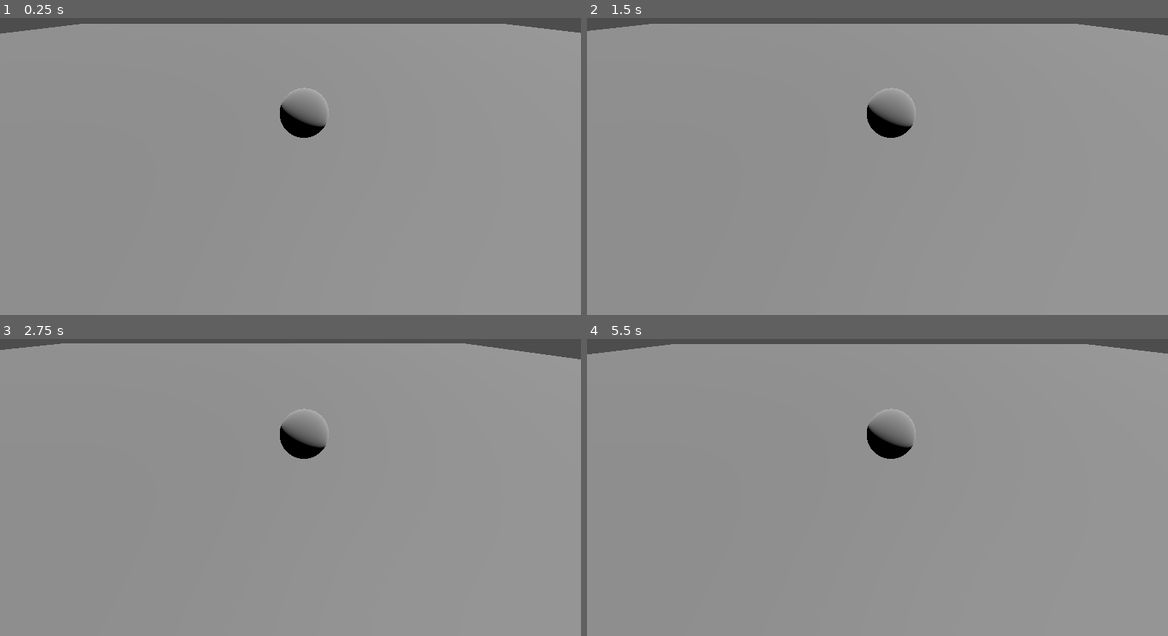
Above: before the commit, frames 1-4 (two rows, left to right).
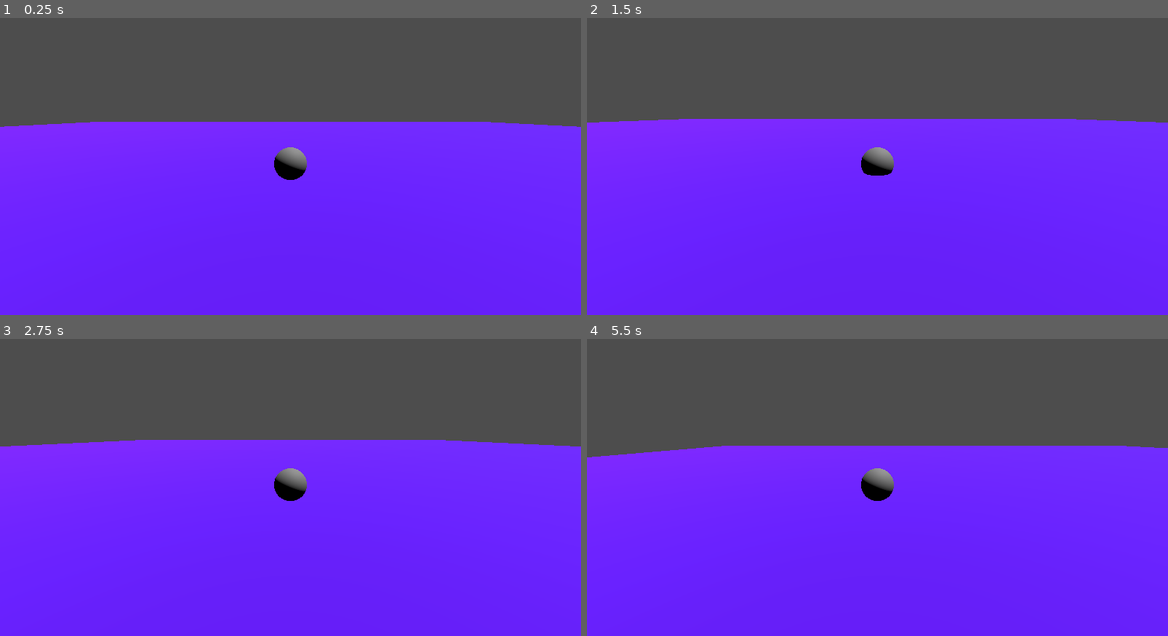
Above: after the commit, the same moments.

Repository: JojoMakesGames/Rogue-Bot
Game: Godot game, scene res://Scenes/Tests/Test_Robot_Walk.tscn
Same seed, same stepped clock (60 frames per second), same inputs: the game is played once before the commit and once after it.
Inputs (mouse positions are in pixels of both pictures, inside the frame that each line leads up to):
- Up to frame 1 (0.25 s): no input
- Up to frame 2 (1.5 s): tap Enter (ui_accept) at 0.5, 0.6 s; move the mouse to (1005, 136) at 0.52 s; hold Right (right) 0.53-1.28 s; hold Space (jump) 0.53-1.28 s; move the mouse to (761, 169) at 1.27 s; hold S (down) from 1.28 s (still down); tap Space (jump) at 1.35 s
- Up to frame 3 (2.75 s): tap Space (jump) at 1.52, 1.82 s; tap Enter (ui_accept) at 1.55, 2.1 s; move the mouse to (348, 401) at 2.02 s; release S (down) at 2.03 s; hold Right (right) from 2.03 s (still down); hold Space (jump) from 2.03 s (still down)
- Up to frame 4 (5.5 s): move the mouse to (848, 537) at 2.77 s; release Right (right) at 2.78 s; release Space (jump) at 2.78 s; hold Up (ui_up) 2.78-3.53 s; tap Enter (ui_accept) at 2.85, 4.35, 5.1 s; tap Space (jump) at 3.02, 3.32, 4.52, 4.82 s; move the mouse to (1051, 523) at 3.52 s; hold Space (jump) 3.53-4.28 s; hold Left (left) 3.53-5.03 s; move the mouse to (703, 425) at 4.27 s; move the mouse to (906, 472) at 5.02 s; hold S (down) from 5.03 s (still down); hold Space (jump) from 5.03 s (still down)

The runs differ from the first frame. In frame 1, 97% of the frame differs, in the area x 0-100%, y 1-100%; in frame 2, 97%; in frame 3, 98%; in frame 4, 98%.

Commit message:
I'm stupid I think

Diff:
--- /dev/null
+++ b/Scenes/Player/Player.tscn
@@ -0,0 +1,9 @@
+[gd_scene load_steps=3 format=3 uid="uid://g3kgn72xny2w"]
+
+[ext_resource type="Script" path="res://Scripts/StateMachine/player.gd" id="1_n8vyy"]
+[ext_resource type="PackedScene" uid="uid://evj67m3f7pbo" path="res://Scenes/Player/PlayerRobot.tscn" id="2_2xmi5"]
+
+[node name="Player" type="Node3D"]
+script = ExtResource("1_n8vyy")
+
+[node name="Body" parent="." instance=ExtResource("2_2xmi5")]
--- /dev/null
+++ b/Scenes/Player/PlayerRobot.tscn
@@ -0,0 +1,21 @@
+[gd_scene load_steps=5 format=3 uid="uid://evj67m3f7pbo"]
+
+[ext_resource type="Script" path="res://Scripts/StateMachine/player_robot.gd" id="1_ui6sl"]
+[ext_resource type="PackedScene" uid="uid://by3pyjr8x63kb" path="res://Scenes/Player/player_robot_state_machine.tscn" id="2_304l3"]
+
+[sub_resource type="SphereShape3D" id="SphereShape3D_5qk8t"]
+radius = 0.25
+
+[sub_resource type="SphereMesh" id="SphereMesh_qunvm"]
+
+[node name="PlayerRobot" type="CharacterBody3D"]
+script = ExtResource("1_ui6sl")
+
+[node name="CollisionShape3D" type="CollisionShape3D" parent="."]
+shape = SubResource("SphereShape3D_5qk8t")
+
+[node name="StateMachine" parent="." node_paths=PackedStringArray("player") instance=ExtResource("2_304l3")]
+player = NodePath("..")
+
+[node name="MeshInstance3D" type="MeshInstance3D" parent="."]
+mesh = SubResource("SphereMesh_qunvm")
--- a/Scenes/Player/Player_Robot.tscn
+++ /dev/null
@@ -1,41 +0,0 @@
-[gd_scene load_steps=7 format=3 uid="uid://iixcyb6kbowu"]
-
-[ext_resource type="Script" path="res://Scenes/Player/Player_Robot.gd" id="1_tdxbd"]
-
-[sub_resource type="SphereShape3D" id="SphereShape3D_iyqh7"]
-radius = 1.0
-
-[sub_resource type="ORMMaterial3D" id="ORMMaterial3D_rmbk4"]
-
-[sub_resource type="SphereMesh" id="SphereMesh_6tlrr"]
-material = SubResource("ORMMaterial3D_rmbk4")
-radius = 1.0
-height = 2.0
-
-[sub_resource type="SphereMesh" id="SphereMesh_kqque"]
-
-[sub_resource type="SphereMesh" id="SphereMesh_r3rhh"]
-
-[node name="Player_Robot" type="CharacterBody3D"]
-script = ExtResource("1_tdxbd")
-
-[node name="CollisionShape3D" type="CollisionShape3D" parent="."]
-shape = SubResource("SphereShape3D_iyqh7")
-
-[node name="Body" type="MeshInstance3D" parent="."]
-mesh = SubResource("SphereMesh_6tlrr")
-skeleton = NodePath("")
-
-[node name="Node" type="Node3D" parent="."]
-transform = Transform3D(-0.288648, 0, 0.957435, 0, 1, 0, -0.957435, 0, -0.288648, 0, -0.482752, 0)
-visible = false
-
-[node name="RightEye" type="MeshInstance3D" parent="Node"]
-transform = Transform3D(1, 0, 0, 0, 1, 0, 0, 0, 1, 0, 1.69676, 0.700185)
-mesh = SubResource("SphereMesh_kqque")
-skeleton = NodePath("../..")
-
-[node name="LeftEye" type="MeshInstance3D" parent="Node"]
-transform = Transform3D(1, 0, 0, 0, 1, 0, 0, 0, 1, 0, 1.5662, -0.760278)
-mesh = SubResource("SphereMesh_r3rhh")
-skeleton = NodePath("../RightEye")
--- a/Scenes/Player/player_camera.gd
+++ /dev/null
@@ -1,12 +0,0 @@
-extends Camera3D
-
-var player_robot = $Player_Robot
-
-
-# Called when the node enters the scene tree for the first time.
-func _ready():
-	pass
-
-
-# Called every frame. 'delta' is the elapsed time since the previous frame.
-func _process(delta):
--- /dev/null
+++ b/Scenes/Player/player_robot_state_machine.tscn
@@ -0,0 +1,26 @@
+[gd_scene load_steps=6 format=3 uid="uid://by3pyjr8x63kb"]
+
+[ext_resource type="Script" path="res://Scripts/StateMachine/player_robot_state_machine.gd" id="1_wcs3l"]
+[ext_resource type="Script" path="res://Scripts/StateMachine/SubStates/player_idle_state.gd" id="2_ktofj"]
+[ext_resource type="Script" path="res://Scripts/StateMachine/SubStates/player_moving_script.gd" id="3_rr1rt"]
+[ext_resource type="Script" path="res://Scripts/StateMachine/SubStates/player_jumping_state.gd" id="4_tmsxr"]
+[ext_resource type="Script" path="res://Scripts/StateMachine/SuperStates/player_in_air_state.gd" id="5_ss44e"]
+
+[node name="PlayerRobotStateMachine" type="Node" node_paths=PackedStringArray("idle", "moving", "jumping", "in_air")]
+script = ExtResource("1_wcs3l")
+idle = NodePath("PlayerIdleState")
+moving = NodePath("PlayerMovingState")
+jumping = NodePath("PlayerJumpingState")
+in_air = NodePath("PlayerInAirState")
+
+[node name="PlayerIdleState" type="Node3D" parent="."]
+script = ExtResource("2_ktofj")
+
+[node name="PlayerMovingState" type="Node3D" parent="."]
+script = ExtResource("3_rr1rt")
+
+[node name="PlayerJumpingState" type="Node3D" parent="."]
+script = ExtResource("4_tmsxr")
+
+[node name="PlayerInAirState" type="Node3D" parent="."]
+script = ExtResource("5_ss44e")
--- a/Scenes/Tests/Test_Robot_Walk.tscn
+++ b/Scenes/Tests/Test_Robot_Walk.tscn
@@ -1,28 +1,35 @@
-[gd_scene load_steps=4 format=3 uid="uid://cqba1gi0fi5wk"]
+[gd_scene load_steps=5 format=3 uid="uid://bgsles7y11rwc"]
 
-[ext_resource type="PackedScene" uid="uid://iixcyb6kbowu" path="res://Scenes/Player/Player_Robot.tscn" id="1_uo2fu"]
+[ext_resource type="PackedScene" uid="uid://evj67m3f7pbo" path="res://Scenes/Player/PlayerRobot.tscn" id="1_mc7p2"]
 
-[sub_resource type="BoxShape3D" id="BoxShape3D_i31tc"]
-size = Vector3(100, 1, 100)
+[sub_resource type="WorldBoundaryShape3D" id="WorldBoundaryShape3D_75g6m"]
 
-[sub_resource type="BoxMesh" id="BoxMesh_08o06"]
-size = Vector3(100, 1, 100)
+[sub_resource type="StandardMaterial3D" id="StandardMaterial3D_6o48s"]
+albedo_color = Color(0.396078, 0.0470588, 1, 1)
+
+[sub_resource type="PlaneMesh" id="PlaneMesh_kax53"]
+material = SubResource("StandardMaterial3D_6o48s")
+size = Vector2(100, 100)
 
 [node name="Node3D" type="Node3D"]
 
 [node name="StaticBody3D" type="StaticBody3D" parent="."]
 
 [node name="CollisionShape3D" type="CollisionShape3D" parent="StaticBody3D"]
-shape = SubResource("BoxShape3D_i31tc")
+transform = Transform3D(5, 0, 0, 0, 5, 0, 0, 0, 5, 0, 0, 0)
+shape = SubResource("WorldBoundaryShape3D_75g6m")
 
 [node name="MeshInstance3D" type="MeshInstance3D" parent="StaticBody3D"]
-mesh = SubResource("BoxMesh_08o06")
-
-[node name="Player_Robot" parent="." instance=ExtResource("1_uo2fu")]
-transform = Transform3D(1, 0, 0, 0, 1, 0, 0, 0, 1, 0, 1.85452, 0)
-
-[node name="Camera3D2" type="Camera3D" parent="Player_Robot"]
-transform = Transform3D(1, 0, 0, 0, 0.810839, 0.585269, 0, -0.585269, 0.810839, -0.554488, 3.82149, 7.99452)
+mesh = SubResource("PlaneMesh_kax53")
 
 [node name="DirectionalLight3D" type="DirectionalLight3D" parent="."]
 transform = Transform3D(0.925831, -0.0248368, 0.377121, -0.377938, -0.0608425, 0.92383, 7.44383e-18, -0.997838, -0.0657166, 0, 3.79025, 31.5465)
+
+[node name="PlayerRobot" parent="." instance=ExtResource("1_mc7p2")]
+transform = Transform3D(1, 0, 0, 0, 1, 0, 0, 0, 1, 0, 1.2389, 0)
+SPEED = 10.0
+JUMP_VELOCITY = 4.0
+hacked = true
+
+[node name="Camera3D" type="Camera3D" parent="PlayerRobot"]
+transform = Transform3D(1, 0, 0, 0, 0.982755, 0.184912, 0, -0.184912, 0.982755, 0, 1.55244, 6.31939)
--- a/StateMachine/SubStates/player_idle_state.gd
+++ b/Scripts/StateMachine/SubStates/player_idle_state.gd
@@ -11,8 +11,7 @@
 
 func handle_input(delta):
 	super.handle_input(delta)
-	x_input = Input.is_action_pressed("move_left") or Input.is_action_pressed("move_right")
-	if player.is_on_floor() and x_input:
+	if player.is_on_floor() and state_machine.moving.direction != Vector3.ZERO:
 		state_machine.change_state(state_machine.moving)
 	elif !player.is_on_floor():
 		state_machine.change_state(state_machine.in_air)
--- /dev/null
+++ b/Scripts/StateMachine/SubStates/player_moving_script.gd
@@ -0,0 +1,29 @@
+extends PlayerGroundedState
+class_name PlayerMovingState
+
+var direction: Vector3:
+	get:
+		var input_dir = Input.get_vector("left", "right", "up", "down")
+		return (transform.basis * Vector3(input_dir.x, 0, input_dir.y)).normalized()
+
+
+func physics_update(delta):
+	super.physics_update(delta)
+	if direction:
+		player.velocity.x = direction.x * player.SPEED
+		player.velocity.z = direction.z * player.SPEED
+	else:
+		print_debug("Slowing Down")
+		player.velocity.x = move_toward(player.velocity.x, 0, player.SPEED)
+		player.velocity.z = move_toward(player.velocity.z, 0, player.SPEED)
+		print_debug("Player velocity: ", player.velocity)
+
+	player.move_and_slide()
+
+
+func handle_input(delta):
+	super.handle_input(delta)
+	if player.velocity == Vector3.ZERO and direction == Vector3.ZERO:
+		state_machine.change_state(state_machine.idle)
+	if !player.is_on_floor():
+		state_machine.change_state(state_machine.in_air)
--- a/Scenes/Player/Player_Robot.gd
+++ b/Scripts/StateMachine/SubStates/test.gd
@@ -1,4 +1,5 @@
 extends CharacterBody3D
+
 
 const SPEED = 5.0
 const JUMP_VELOCITY = 4.5
@@ -13,12 +14,12 @@
 		velocity.y -= gravity * delta
 
 	# Handle Jump.
-	if Input.is_action_just_pressed("jump") and is_on_floor():
+	if Input.is_action_just_pressed("ui_accept") and is_on_floor():
 		velocity.y = JUMP_VELOCITY
 
 	# Get the input direction and handle the movement/deceleration.
 	# As good practice, you should replace UI actions with custom gameplay actions.
-	var input_dir = Input.get_vector("left", "right", "up", "down")
+	var input_dir = Input.get_vector("ui_left", "ui_right", "ui_up", "ui_down")
 	var direction = (transform.basis * Vector3(input_dir.x, 0, input_dir.y)).normalized()
 	if direction:
 		velocity.x = direction.x * SPEED
--- a/StateMachine/SuperStates/player_ability_state.gd
+++ b/Scripts/StateMachine/SuperStates/player_ability_state.gd
@@ -1,4 +1,4 @@
-extends PlayerState
+extends PlayerRobotState
 class_name PlayerAbilityState
 
 var is_ability_done: bool
--- /dev/null
+++ b/Scripts/StateMachine/SuperStates/player_grounded_state.gd
@@ -0,0 +1,13 @@
+extends PlayerRobotState
+class_name PlayerGroundedState
+
+func enter():
+	super.enter()
+	state_machine.jumping.reset_jumps()
+
+func handle_input(delta):
+	super.handle_input(delta)
+	if Input.is_action_just_pressed("jump"):
+		state_machine.change_state(state_machine.jumping)
+	elif !player.is_on_floor():
+		state_machine.change_state(state_machine.in_air)
--- a/StateMachine/SuperStates/player_in_air_state.gd
+++ b/Scripts/StateMachine/SuperStates/player_in_air_state.gd
@@ -1,4 +1,4 @@
-extends PlayerState
+extends PlayerRobotState
 class_name PlayerInAirState
 
 var direction: float
@@ -11,11 +11,10 @@
 
 func physics_update(delta):
 	super.physics_update(delta)
-	check_jump_multiplier()
-	gravity = player.gravity * 1.5 if player.velocity.y > 0 else player.gravity
-	player.velocity.y += gravity * delta
-	direction = Input.get_axis("move_left", "move_right")
-	player.velocity.x = move_toward(player.velocity.x, direction * player.SPEED, player.SPEED)
+	player.velocity.y -= player.gravity * delta
+	print_debug(player.velocity.y)
+	direction = Input.get_axis("left", "right")
+	#player.velocity.x = move_toward(player.velocity.x, direction * player.SPEED, player.SPEED)
 
 	player.move_and_slide()
 
@@ -23,12 +22,8 @@
 	super.handle_input(delta)
 	if player.is_on_floor():
 		state_machine.change_state(state_machine.idle)
-	elif Input.is_action_just_pressed("shoot") and state_machine.shooting.check_can_shoot(Time.get_ticks_msec()):
-		state_machine.change_state(state_machine.shooting)
 	elif Input.is_action_just_pressed("jump") and state_machine.jumping.can_jump():
 		state_machine.change_state(state_machine.jumping)
-	elif Input.is_action_just_pressed("glaive_dash") and state_machine.glaive_dashing.can_dash():
-		state_machine.change_state(state_machine.glaive_dashing)
 
 
 func check_jump_multiplier():
--- /dev/null
+++ b/Scripts/StateMachine/player.gd
@@ -0,0 +1,22 @@
+extends Node3D
+class_name Player
+
+var possession
+
+@export var SPEED: float
+@export var JUMP_VELOCITY: float
+@export var acceleration: float
+
+var state_machine: PlayerStateMachine
+@onready var body = $Body
+
+var gravity = ProjectSettings.get_setting("physics/3d/default_gravity")
+
+func _physics_process(delta):
+	body.physics(delta)
+	body.SPEED = self.SPEED
+	body.JUMP_VELOCITY = self.JUMP_VELOCITY
+	self.global_position = body.global_position
+
+func _process(delta):
+	body.process(delta)
--- /dev/null
+++ b/Scripts/StateMachine/player_robot.gd
@@ -0,0 +1,20 @@
+extends PossessableObject
+
+class_name PlayerRobot
+
+@onready var state_machine: PlayerRobotStateMachine = $StateMachine
+var gravity = ProjectSettings.get_setting("physics/3d/default_gravity")
+
+@export var SPEED: float
+@export var JUMP_VELOCITY: float
+@export var acceleration: float
+
+@export var hacked: bool
+
+func _physics_process(delta):
+	if hacked:
+		state_machine.state.physics_update(delta)
+
+func _process(delta):
+	if hacked:
+		state_machine.state.handle_input(delta)
--- /dev/null
+++ b/Scripts/StateMachine/player_robot_state.gd
@@ -0,0 +1,2 @@
+extends PlayerState
+class_name PlayerRobotState
--- /dev/null
+++ b/Scripts/StateMachine/player_robot_state_machine.gd
@@ -0,0 +1,25 @@
+extends PlayerStateMachine
+
+class_name PlayerRobotStateMachine
+
+@export var idle: PlayerIdleState
+@export var moving: PlayerMovingState
+@export var jumping: PlayerJumpingState
+@export var in_air: PlayerInAirState
+
+@export var player: PlayerRobot
+
+func _ready():
+	state = get_child(0) as PlayerRobotState
+	state.state_machine = self
+	state.player = player
+	state.enter()
+
+func change_state(new_state: PlayerRobotState):
+	state.exit()
+	state = new_state
+	if !state.state_machine:
+		state.state_machine = self
+	if !state.player:
+		state.player = self.player
+	state.enter()
--- a/StateMachine/player_state.gd
+++ b/Scripts/StateMachine/player_state.gd
@@ -1,16 +1,14 @@
-extends Node2D
+extends Node3D
 class_name PlayerState
 
 
 var start_time: int
-var player: Player
+var player
 var state_machine: PlayerStateMachine
-var can_shoot: bool:
-	get: return state_machine.shooting.can_shoot
+
 
 func enter():
 	start_time = Time.get_ticks_msec()
-	print_debug("Enter State: ",get_class())
 
 func exit():
 	pass
--- /dev/null
+++ b/Scripts/StateMachine/player_state_machine.gd
@@ -0,0 +1,6 @@
+extends Node
+
+class_name PlayerStateMachine
+const DEBUG = true
+
+var state: PlayerState
--- /dev/null
+++ b/Scripts/possessable_object.gd
@@ -0,0 +1,3 @@
+extends Node3D
+
+class_name PossessableObject
--- a/StateMachine/SubStates/player_glaive_dash_state.gd
+++ /dev/null
@@ -1,23 +0,0 @@
-extends PlayerAbilityState
-class_name PlayerGlaiveDashState
-
-@export var dash_speed: float = 400
-var target: Node2D
-
-func physics_update(delta):
-	super.physics_update(delta)
-	#var direction = Vector2.ZERO
-	#var tween = player.create_tween()
-	#tween.tween_property(player, "position", target.position, .1)
-	is_ability_done = true
-	if !target:
-		is_ability_done = true
-	else:
-		player.global_position = player.global_position.lerp(target.global_position.x * Vector2.RIGHT, 1)
-		#player.y = player.position.lerp(target.position.y * Vector2.UP, 1)
-
-func can_dash():
-	return target != null and target.is_returning()
-
-func set_target(target: Node2D):
-	self.target = target
--- a/StateMachine/SubStates/player_moving_script.gd
+++ /dev/null
@@ -1,30 +0,0 @@
-extends PlayerGroundedState
-class_name PlayerMovingState
-
-var direction: float:
-	get:
-		return Input.get_axis("move_left", "move_right")
-
-func enter():
-	super.enter()
-
-func exit():
-	super.exit()
-
-func do_checks():
-	super.do_checks()
-
-func physics_update(delta):
-	super.physics_update(delta)
-	direction = Input.get_axis("move_left", "move_right")
-	player.velocity.x = move_toward(player.velocity.x, direction * player.SPEED, player.acceleration)
-
-	player.move_and_slide()
-
-
-func handle_input(delta):
-	super.handle_input(delta)
-	if player.velocity.x == 0 and direction == 0:
-		state_machine.change_state(state_machine.idle)
-	if !player.is_on_floor():
-		state_machine.change_state(state_machine.in_air)
--- a/StateMachine/SubStates/player_shooting_state.gd
+++ /dev/null
@@ -1,31 +0,0 @@
-extends PlayerAbilityState
-class_name PlayerShootingState
-
-@onready var GLAIVE = preload("res://Scenes/glaive.tscn")
-@export var number_of_shots: int = 1
-var shots_left: int = number_of_shots
-var start_shot: int
-
-func enter():
-	super.enter()
-	shots_left -= 1
-	var mouse_position = get_global_mouse_position()
-	var boomerang_container = player.get_node("GlaiveContainer")
-	print_debug("container position: ", boomerang_container.global_position)
-	var direction_to_mouse = player.global_position.direction_to(mouse_position)
-	start_shot = start_time
-	var glaive: Glaive = GLAIVE.instantiate()
-	glaive.init(direction_to_mouse, boomerang_container.global_position, start_time, player)
-	glaive.position = boomerang_container.global_position
-	player.owned_glaive = glaive
-	player.get_parent().add_child(glaive)
-	player.state_machine.glaive_dashing.set_target(glaive)
-
-	is_ability_done = true
-
-
-func check_can_shoot(current: int):
-	return current - start_shot > 500 and shots_left > 0
-
-func regain_shot():
-	shots_left += 1
--- a/StateMachine/SuperStates/player_grounded_state.gd
+++ /dev/null
@@ -1,20 +0,0 @@
-extends PlayerState
-class_name PlayerGroundedState
-
-func enter():
-	super.enter()
-	state_machine.jumping.reset_jumps()
-	print_debug("Enter Grounded State")
-
-func handle_input(delta):
-	super.handle_input(delta)
-	print_debug("Handling Input")
-	if Input.is_action_just_pressed("jump"):
-		state_machine.change_state(state_machine.jumping)
-	elif Input.is_action_pressed("shoot") and state_machine.shooting.check_can_shoot(Time.get_ticks_msec()):
-		state_machine.change_state(state_machine.shooting)
-	elif Input.is_action_just_released("glaive_dash") and state_machine.glaive_dashing.can_dash():
-		state_machine.change_state(state_machine.glaive_dashing)
-	elif !player.is_on_floor():
-		print_debug("Not on floor")
-		state_machine.change_state(state_machine.in_air)
--- a/StateMachine/player.gd
+++ /dev/null
@@ -1,17 +0,0 @@
-extends CharacterBody2D
-class_name Player
-
-@onready var state_machine = $StateMachine
-
-@export var SPEED: float
-@export var JUMP_VELOCITY: float
-@export var acceleration: float
-
-var gravity = ProjectSettings.get_setting("physics/2d/default_gravity")
-
-
-func _physics_process(delta):
-	state_machine.state.physics_update(delta)
-
-func _process(delta):
-	state_machine.state.handle_input(delta)
--- a/StateMachine/player_state_machine.gd
+++ /dev/null
@@ -1,31 +0,0 @@
-extends Node
-
-class_name PlayerStateMachine
-
-const DEBUG = true
-
-var state: PlayerState
-
-var player: Player
-@export var idle: PlayerIdleState
-@export var moving: PlayerMovingState
-@export var jumping: PlayerJumpingState
-@export var in_air: PlayerInAirState
-@export var shooting: PlayerShootingState
-@export var glaive_dashing: PlayerGlaiveDashState
-
-func _ready():
-	player = get_parent()
-	state = get_child(0) as PlayerState
-	state.state_machine = self
-	state.player = self.player
-	state.enter()
-
-func change_state(new_state: PlayerState):
-	state.exit()
-	state = new_state
-	if !state.state_machine:
-		state.state_machine = self
-	if !state.player:
-		state.player = player
-	state.enter()
--- a/project.godot
+++ b/project.godot
@@ -14,7 +14,6 @@
 run/main_scene="res://Scenes/Tests/Test_Robot_Walk.tscn"
 config/features=PackedStringArray("4.0", "Forward Plus")
 config/icon="res://icon.svg"
-
 
 [input]
 
Renamed: StateMachine/SubStates/player_jumping_state.gd -> Scripts/StateMachine/SubStates/player_jumping_state.gd
